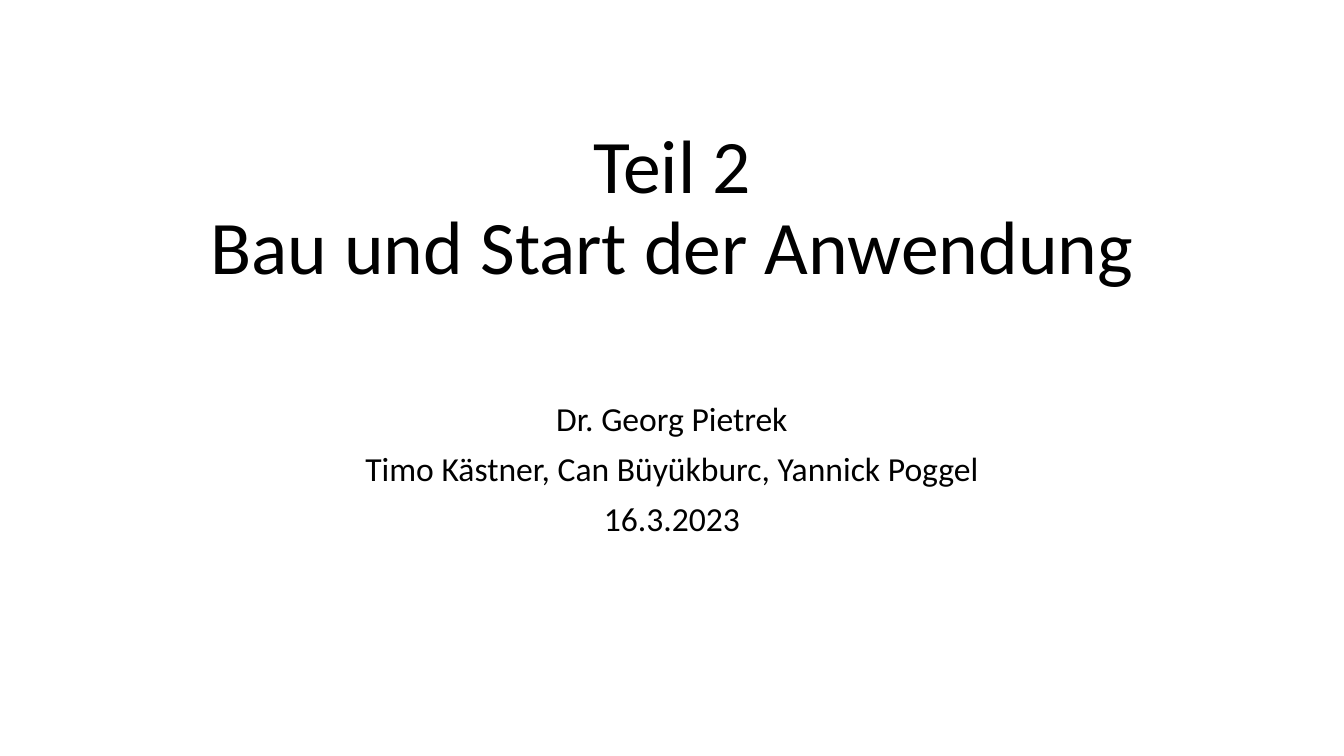
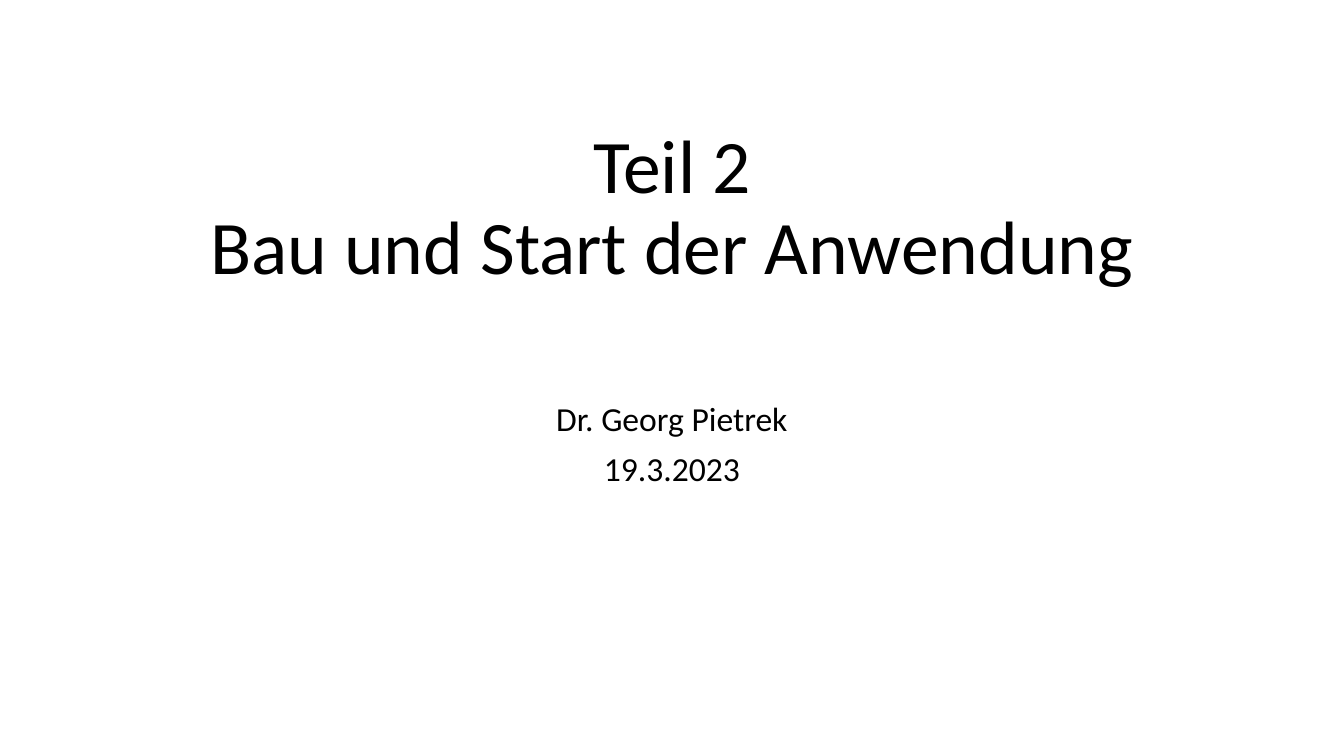
Before and after one commit to igeldo/PR4-SoSe23, a slide deck: slide 2 of sample/kubernetes/Bring your own device - Teil 2.pptx. Drawn at 1344x756 pixels with LibreOffice and Linux fonts; fonts in the diff are those of the drawing. Boxes give left, top, right and bottom in pixels: in the first picture for what was removed or moved away, otherwise in the second. Text is boxed around its words. In the diff, an @@ line names an element or a change of style, - is before the commit and + after.

```diff
--- a/sample/kubernetes/Bring your own device - Teil 2.pptx
+++ b/sample/kubernetes/Bring your own device - Teil 2.pptx
@@ subtitle at (x1=604, y1=459, x2=740, y2=482): text changed @@
-Timo Kästner, Can Büyükburc, Yannick Poggel
-16.3.2023
+19.3.2023
```
Also in this commit, not shown: 7 other slides changed, 1 slide added, 1 other file.
